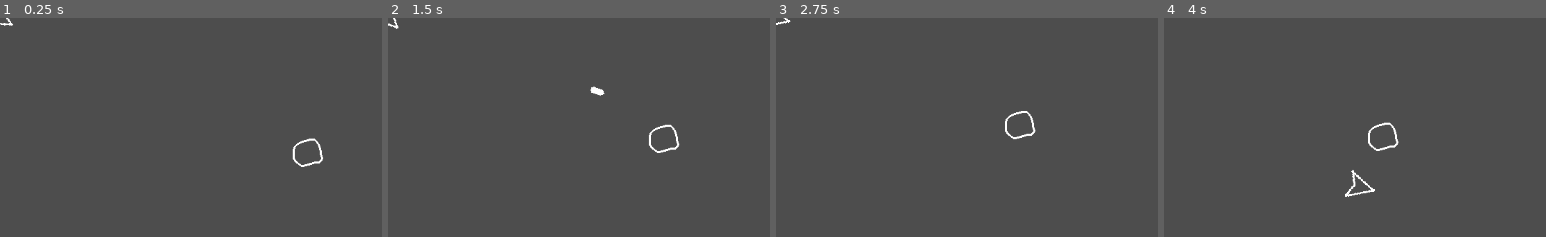
Above: before the commit, frames 1-4 (left to right).
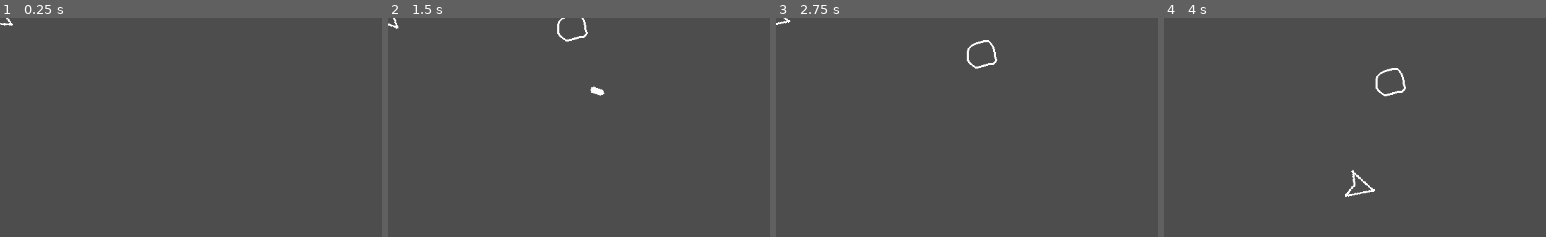
Above: after the commit, the same moments.

Repository: gwak-amole/atari-asteroids-knockoff
Game: Godot game, scene res://scenes/main.tscn
Same seed, same stepped clock (60 frames per second), same inputs: the game is played once before the commit and once after it. The project has no main scene, so this scene is started directly.
Inputs (mouse positions are % of the whole screen's width and height, from its top left):
- Up to frame 1 (0.25 s): no input
- Up to frame 2 (1.5 s): tap Enter at 0.5 s; move the mouse to (75, 46) at 0.52 s; hold Right 0.53-1.28 s; hold X (fire) 0.53-1.28 s; move the mouse to (31, 56) at 1.27 s; hold Down from 1.28 s (still down); tap Alt at 1.35 s
- Up to frame 3 (2.75 s): move the mouse to (63, 29) at 2.02 s; release Down at 2.03 s; hold Right from 2.03 s (still down); tap Shift at 2.1 s
- Up to frame 4 (4 s): move the mouse to (47, 72) at 2.77 s; release Right at 2.78 s; hold Z (thrust) 2.78-3.53 s; tap X (fire) at 2.85 s; move the mouse to (84, 66) at 3.52 s; hold Left from 3.53 s (still down); tap Alt at 3.6 s
The pictures show only the part of the screen within x 0-50%, y 0-50%; the shares and areas given below are measured in that part.

The runs differ from the first frame. In frame 1, 0.3% of the frame differs, in the area x 76-85%, y 54-69%; in frame 2, 0.5%; in frame 3, 0.5%; in frame 4, 0.5%, in the area x 53-64%, y 22-61%.

Commit message:
asteroid goes to a random position now

Diff:
--- a/scenes/main.tscn
+++ b/scenes/main.tscn
@@ -15,5 +15,5 @@
 player = NodePath("../player")
 
 [node name="small asteroid" parent="." node_paths=PackedStringArray("player") instance=ExtResource("4_ta2tx")]
-position = Vector2(452, 198)
+position = Vector2(229, -35)
 player = NodePath("../player")
--- /dev/null
+++ b/scenes/medium_asteroid.tscn
@@ -0,0 +1,3 @@
+[gd_scene format=3 uid="uid://c3u0ov0lj3jwx"]
+
+[node name="medium_asteroid" type="CharacterBody2D"]
--- a/scripts/bulletspawner.gd
+++ b/scripts/bulletspawner.gd
@@ -11,4 +11,3 @@
 	instance.position = player.position;
 	add_child(instance)
 	instance.position = player.position;
-	print("connected")
--- a/scripts/small_asteroid.gd
+++ b/scripts/small_asteroid.gd
@@ -1,13 +1,15 @@
 extends CharacterBody2D
 
 @export var player: Node
+@onready var screen_size = get_viewport().get_visible_rect().size
+
 var texture1 = preload("res://art/asteroid1.png")
 var texture2 = preload("res://art/asteroid2.png")
 var texture3 = preload("res://art/asteroid3.png")
 var rng = RandomNumberGenerator.new()
 var chance = rng.randi_range(1, 3)
 var speed = 0.0;
-
+var rand_pos: Vector2
 
 func _ready():
 	rng.randomize()
@@ -17,6 +19,9 @@
 		$Sprite2D.texture = texture2
 	else:
 		$Sprite2D.texture = texture3
+	var rand_pos_x = rng.randf_range(0, screen_size.x)
+	var rand_pos_y = rng.randf_range(0, screen_size.y)
+	rand_pos = Vector2(rand_pos_x, rand_pos_y)
 
 func _physics_process(delta: float) -> void:
 	if chance == 1:
@@ -25,11 +30,7 @@
 		speed = 50.0
 	else:
 		speed = 60.0
-	var direction = (player.position - position)
-	if direction:
-		velocity = direction.normalized() * speed
-	else:
-		velocity = Vector2.ZERO
+	velocity = rand_pos.normalized() * speed
 
 	move_and_slide()
 
